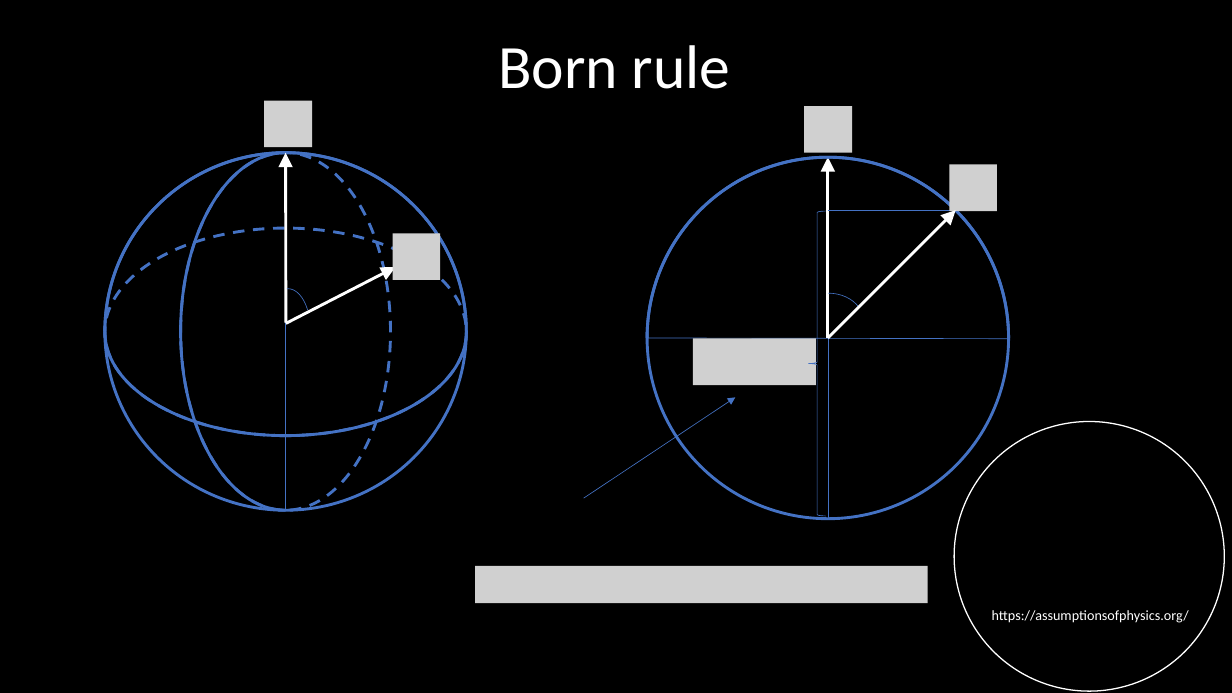
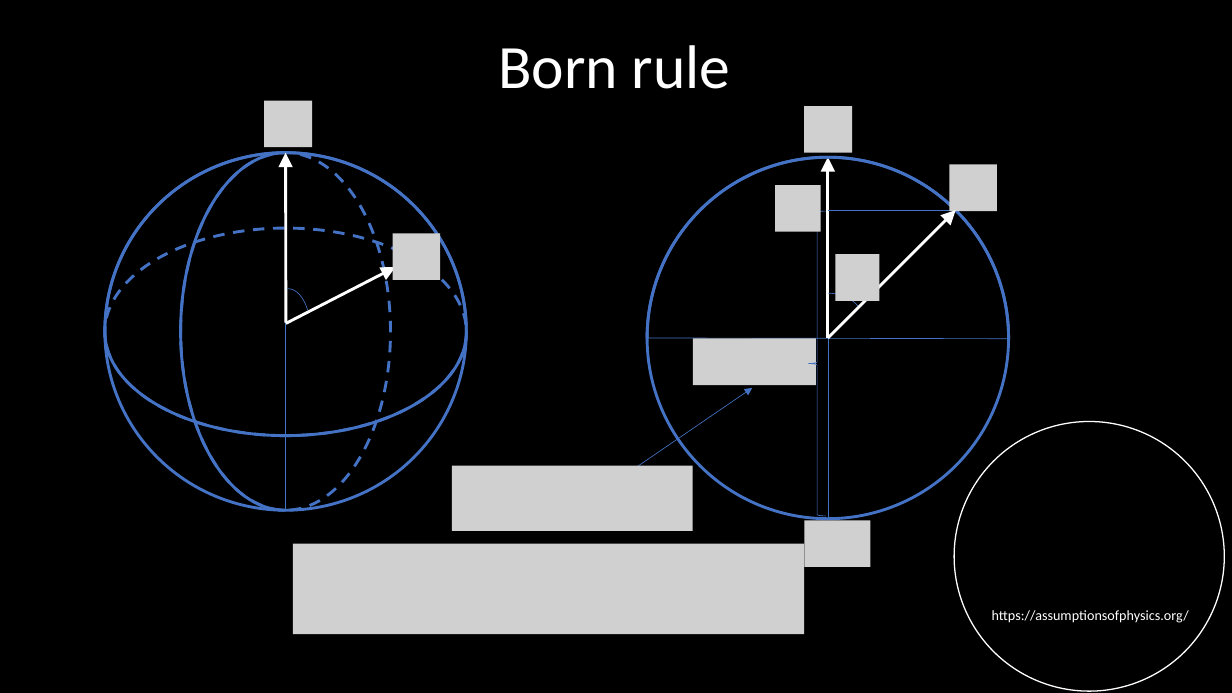
Before and after one commit to assumptionsofphysics/slides, a slide deck: slide 3 of 2026/20260701-BornIsEntropy.pptx. Drawn at 1232x693 pixels with LibreOffice and Linux fonts; fonts in the diff are those of the drawing; grey boxes stand for pictures; background and template pictures are left out. Boxes give left, top, right and bottom in pixels: in the first picture for what was removed or moved away, otherwise in the second. Text is boxed around its words. In the diff, an @@ line names an element or a change of style, - is before the commit and + after.

```diff
--- a/2026/20260701-BornIsEntropy.pptx
+++ b/2026/20260701-BornIsEntropy.pptx
@@ picture added at <box>775,185,821,231</box> @@
@@ picture added at <box>836,254,880,300</box> @@
@@ arrow moved from (584, 498) - (736, 397) to (633, 470) - (752, 388) @@
@@ picture added at <box>452,466,692,531</box> @@
@@ picture added at <box>804,520,870,567</box> @@
@@ picture added at <box>293,543,805,634</box> @@
@@ picture removed at <box>475,566,928,603</box> @@
```
Also in this commit, not shown: 2 other slides changed, 15 slides added, 10 slides removed.
